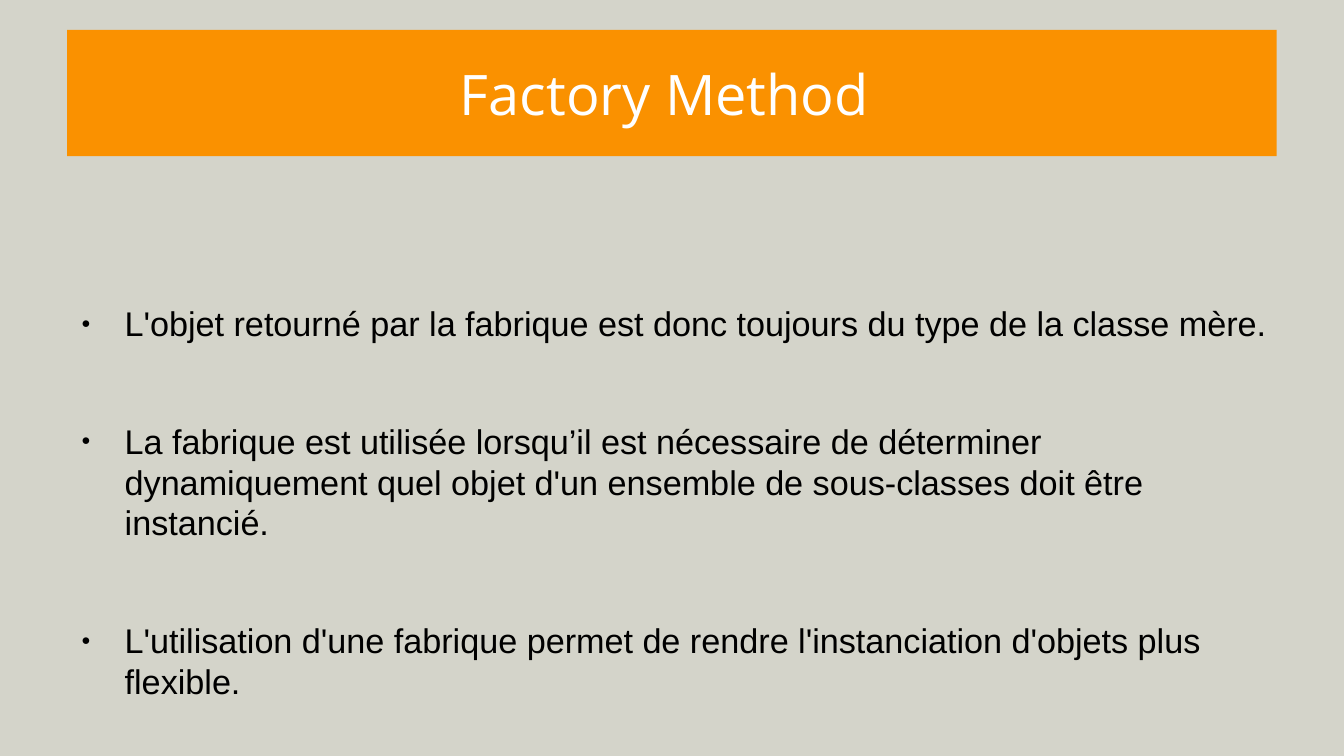
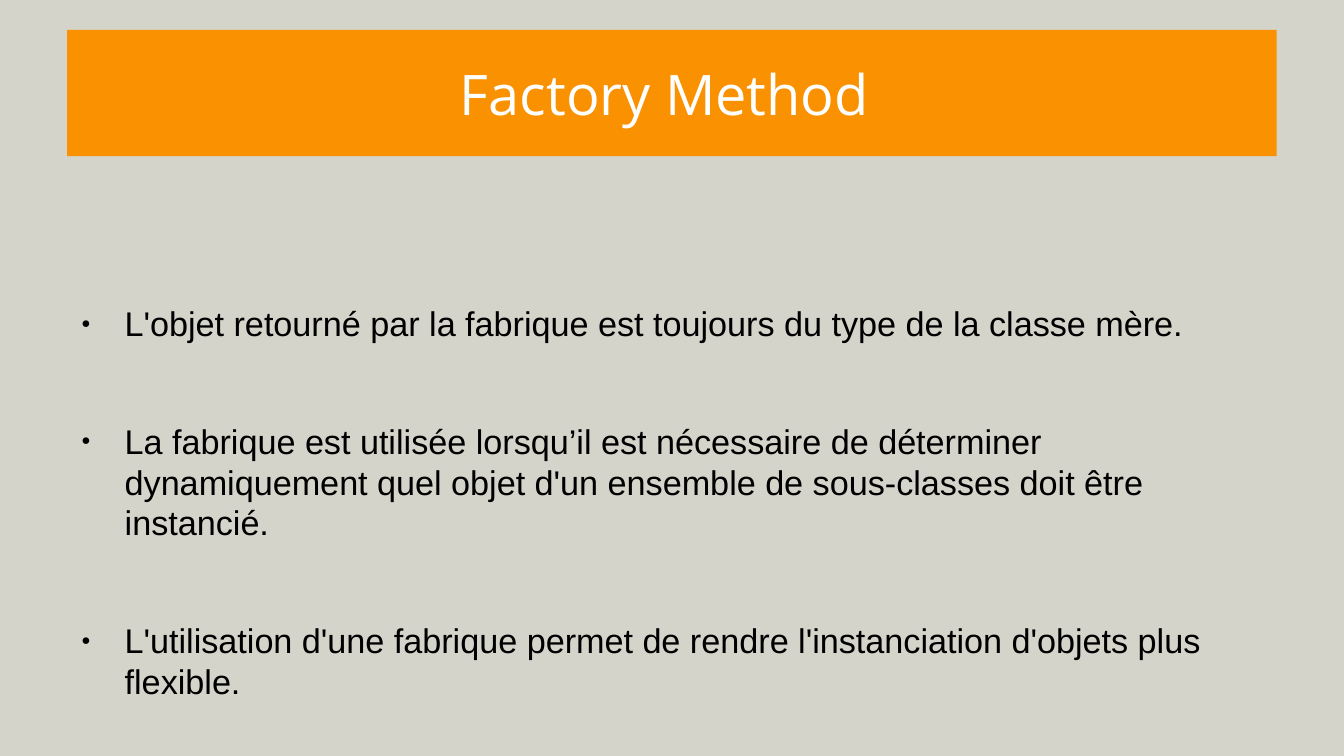
Before and after one commit to CamilleINGOUF/M2_POOA, a slide deck: slide 2 of ExposeFactories/presentation.odp. Drawn at 1344x756 pixels with LibreOffice and Linux fonts; fonts in the diff are those of the drawing. Boxes give left, top, right and bottom in pixels: in the first picture for what was removed or moved away, otherwise in the second. Text is boxed around its words. In the diff, an @@ line names an element or a change of style, - is before the commit and + after.

```diff
--- a/ExposeFactories/presentation.odp
+++ b/ExposeFactories/presentation.odp
@@ text at [125, 311, 1182, 343]: text changed @@
-● L'objet retourné par la fabrique est donc toujours du type de la classe mère.
+● L'objet retourné par la fabrique est toujours du type de la classe mère.
```
Also in this commit, not shown: 1 other file.
